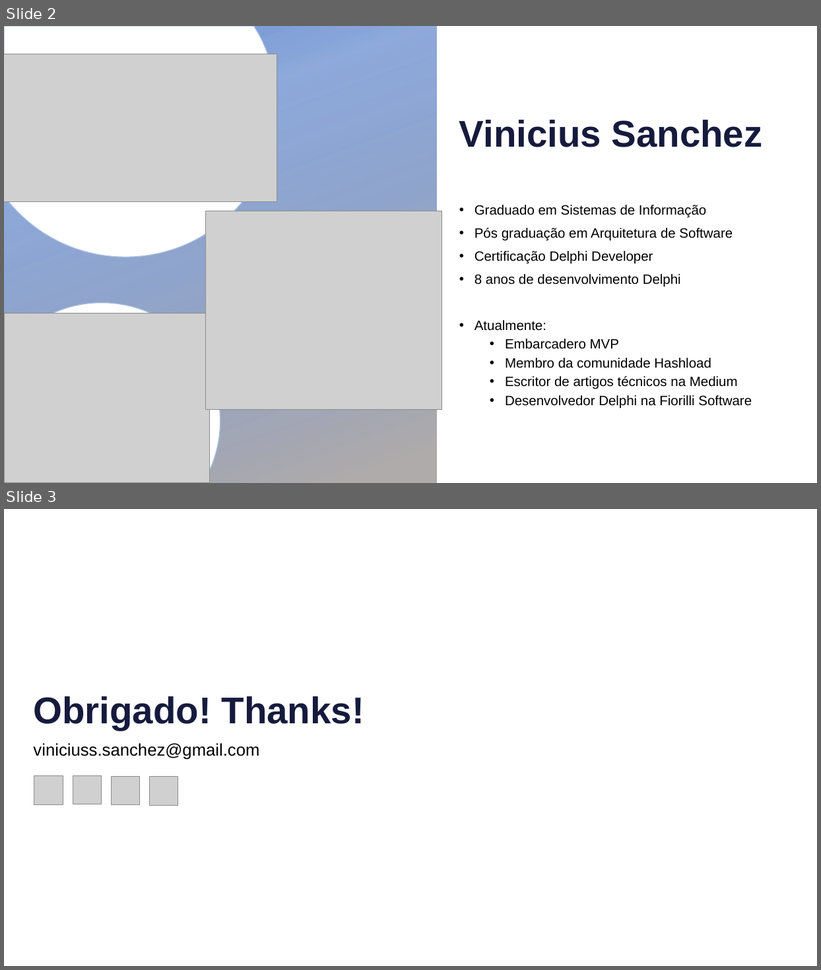
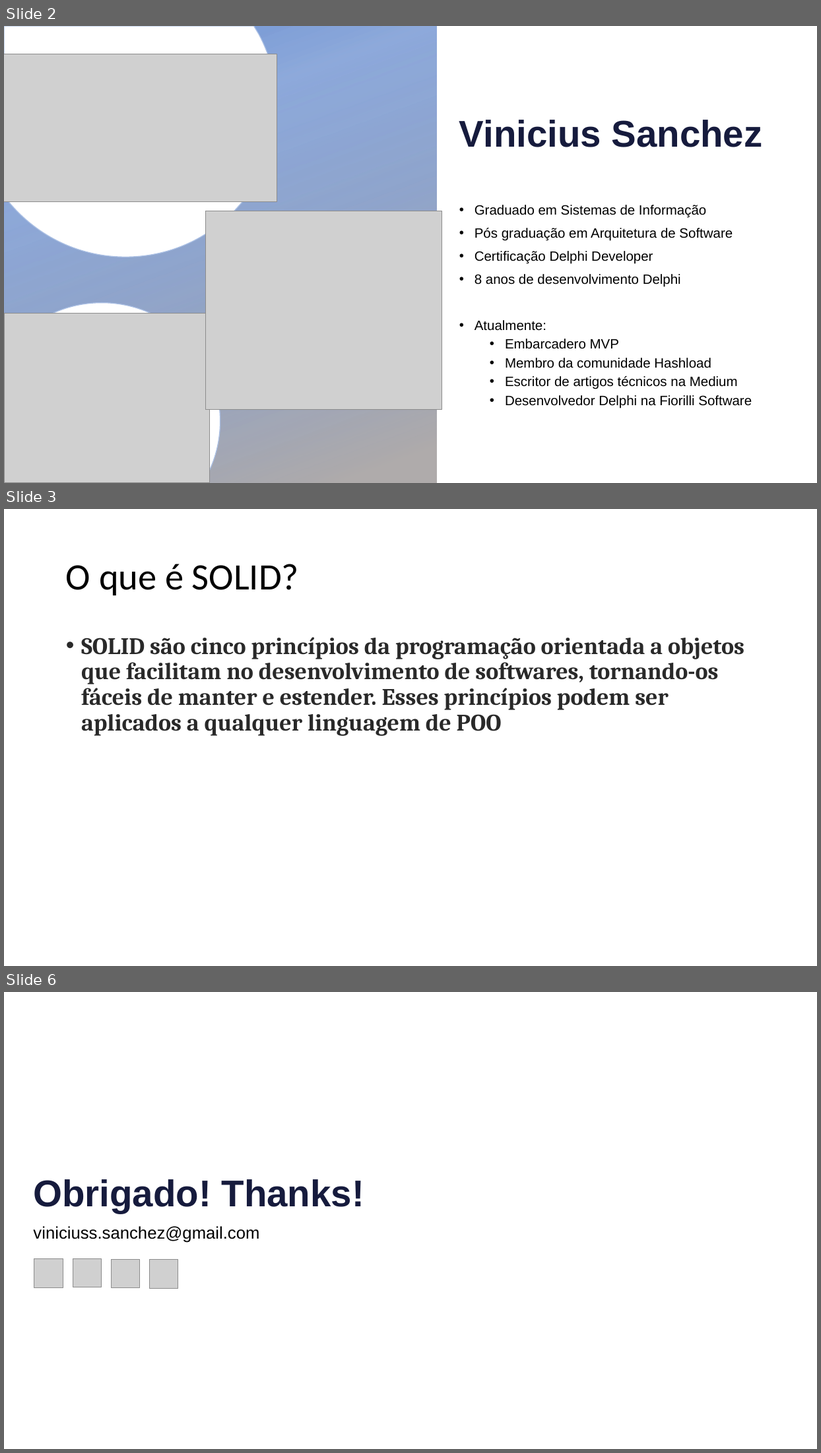
Before and after one commit to viniciussanchez/intensive-delphi, a slide deck: 2021/solid/Apresentação.pptx. Shown one above the other, each under a label of ours: slides 2 and 3 before the commit, slides 2, 3 and 6 after it; the slides between them are not shown. The pictures are 821x970 and 821x1453 pixels, drawn with LibreOffice and Linux fonts; fonts in the diff are those of the drawing; grey boxes stand for pictures; background and template pictures are left out. Boxes give left, top, right and bottom in pixels: in the first picture for what was removed or moved away, otherwise in the second. Text is boxed around its words. In the diff, an @@ line names an element or a change of style, - is before the commit and + after.

```diff
--- a/2021/solid/Apresentação.pptx
+++ b/2021/solid/Apresentação.pptx
@@ slide 3 added at <box>4,509,817,966</box>, background #FFFFFF @@
@@ title added at <box>66,564,299,595</box>, 44 pt, text #000000 @@
+O que é SOLID?
@@ text added at <box>81,637,745,736</box>, 28 pt, text #292929, bold @@
+• SOLID são cinco princípios da programação orientada a objetos que facilitam no desenvolvimento de softwares, tornando-os fáceis de manter e estender. Esses princípios podem ser aplicados a qualquer linguagem de POO
@@ what was slide 3 is now slide 6 @@
```
Also in this commit, not shown: 2 other slides added.
